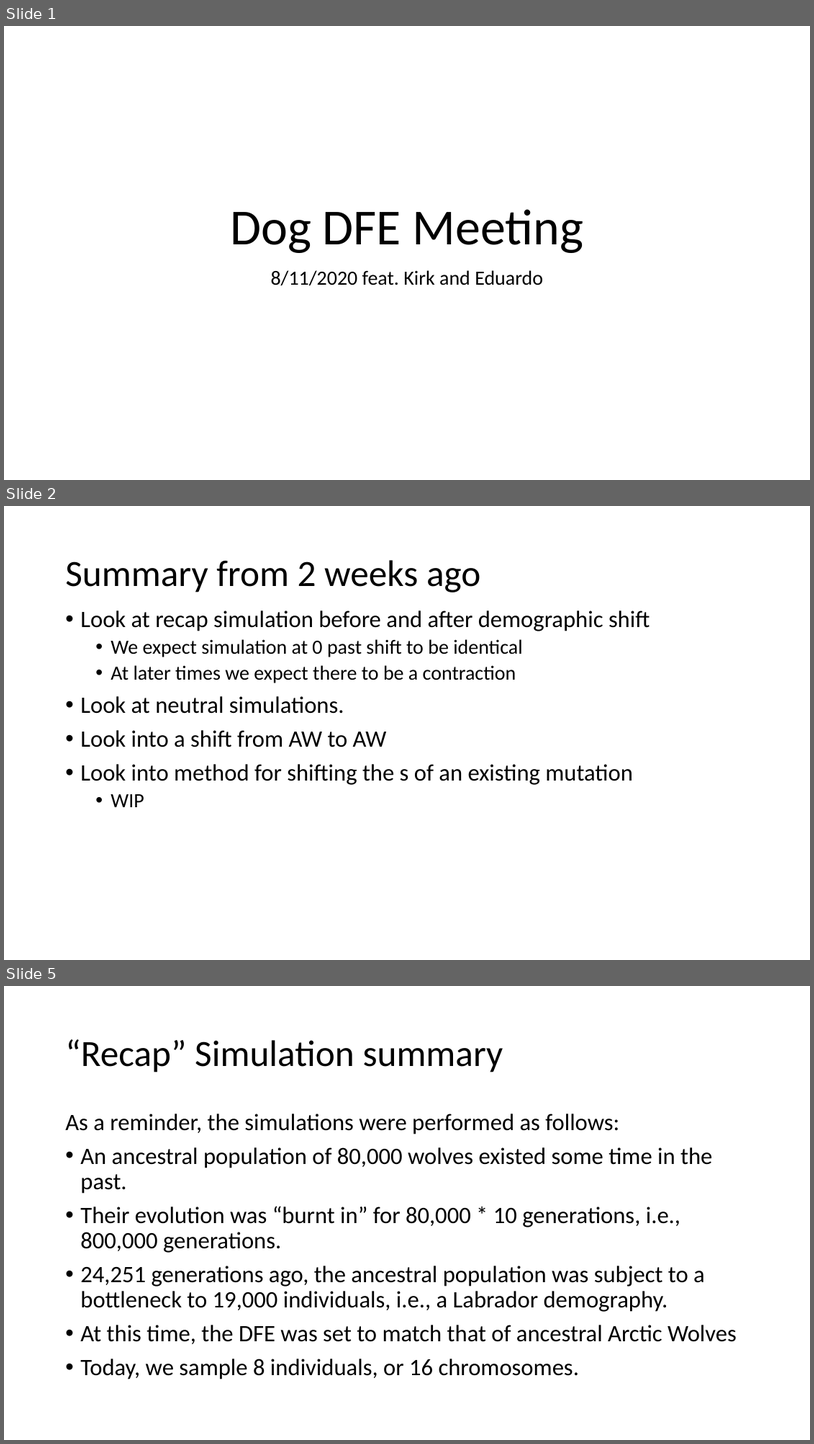
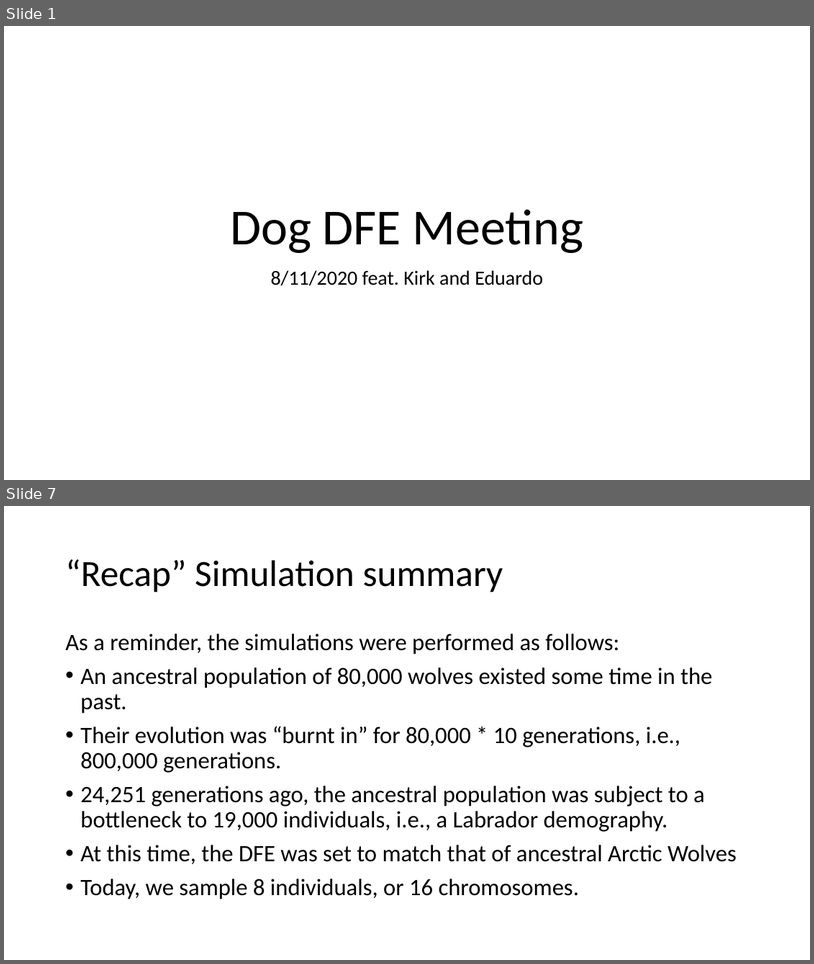
Before and after one commit to jon-mah/lohmueller_lab, a slide deck: 2020_08_25_dog_dfe_meeting.pptx. Shown one above the other, each under a label of ours: slides 1, 2 and 5 before the commit, slides 1 and 7 after it; the slides between them are not shown. The pictures are 814x1444 and 814x964 pixels, drawn with LibreOffice and Linux fonts; fonts in the diff are those of the drawing. Boxes give left, top, right and bottom in pixels: in the first picture for what was removed or moved away, otherwise in the second. Text is boxed around its words. In the diff, an @@ line names an element or a change of style, - is before the commit and + after.

Commit message:
no demo no shift sim.

```diff
--- a/2020_08_25_dog_dfe_meeting.pptx
+++ b/2020_08_25_dog_dfe_meeting.pptx
@@ slide 2 removed at (4, 506, 810, 960), background #FFFFFF @@
@@ title removed at (65, 560, 481, 592) @@
-Summary from 2 weeks ago
@@ text removed at (80, 610, 650, 807) @@
-• Look at recap simulation before and after demographic shift
-  • We expect simulation at 0 past shift to be identical
-  • At later times we expect there to be a contraction
-• Look at neutral simulations.
-• Look into a shift from AW to AW
-• Look into method for shifting the s of an existing mutation
-  • WIP
@@ what was slide 5 is now slide 7 @@
```
Also in this commit, not shown: 6 slides added, 2 other slides removed, 16 other files.
